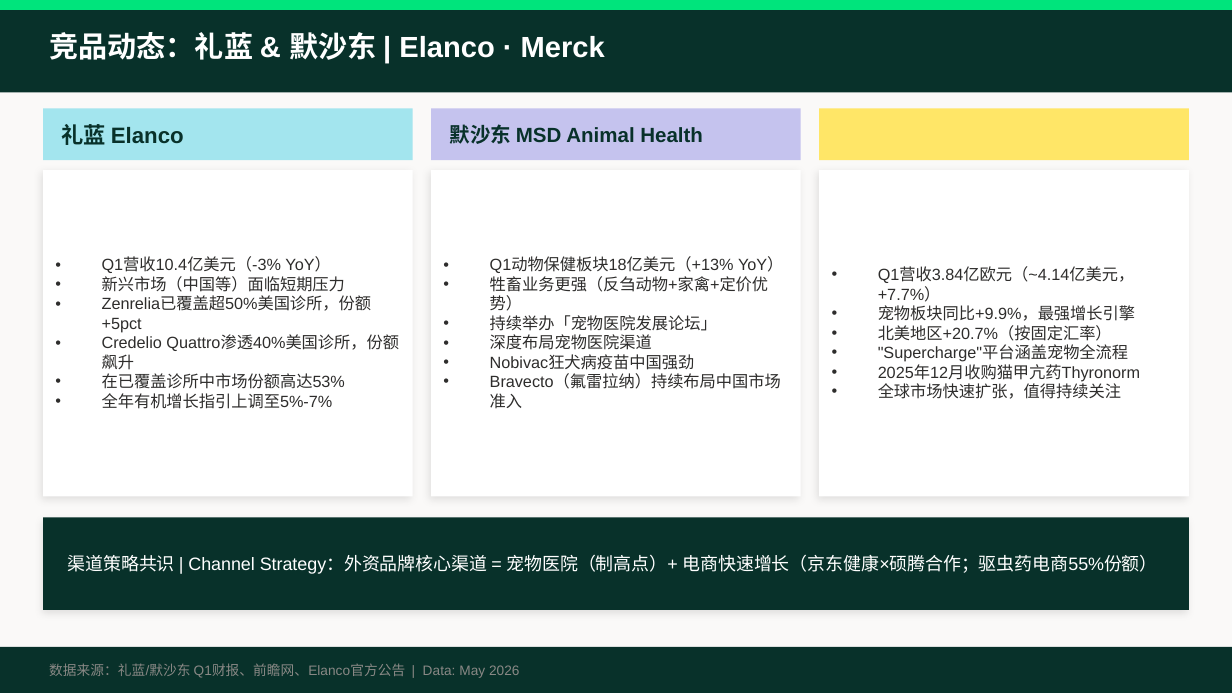
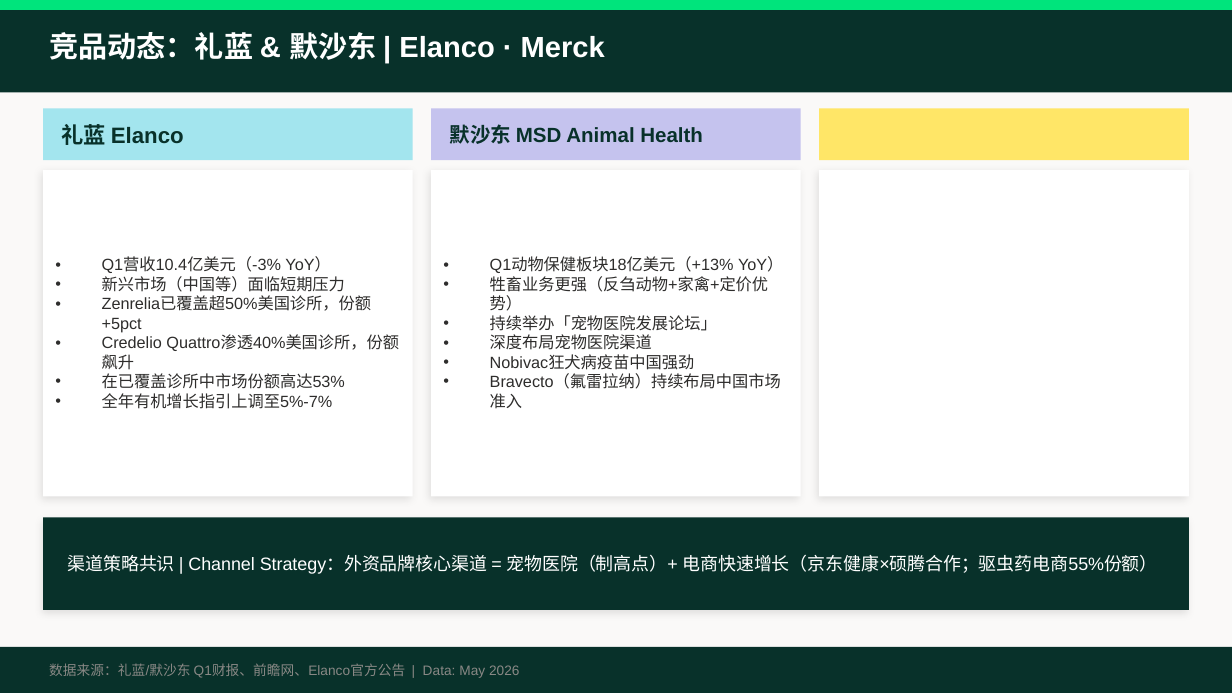
Before and after one commit to zhaoomi-zyw/openclaw-workspace-pet-macos, a slide deck: slide 6 of BI-Pet-Competitor-Ecosystem-2026-CN-V2.pptx. Drawn at 1232x693 pixels with LibreOffice and Linux fonts; fonts in the diff are those of the drawing. Boxes give left, top, right and bottom in pixels: in the first picture for what was removed or moved away, otherwise in the second. Text is boxed around its words. In the diff, an @@ line names an element or a change of style, - is before the commit and + after.

```diff
--- a/BI-Pet-Competitor-Ecosystem-2026-CN-V2.pptx
+++ b/BI-Pet-Competitor-Ecosystem-2026-CN-V2.pptx
@@ text removed at (878,267,1140,399) @@
-• Q1营收3.84亿欧元（~4.14亿美元，+7.7%）
-• 宠物板块同比+9.9%，最强增长引擎
-• 北美地区+20.7%（按固定汇率）
-• "Supercharge"平台涵盖宠物全流程
-• 2025年12月收购猫甲亢药Thyronorm
-• 全球市场快速扩张，值得持续关注
```
